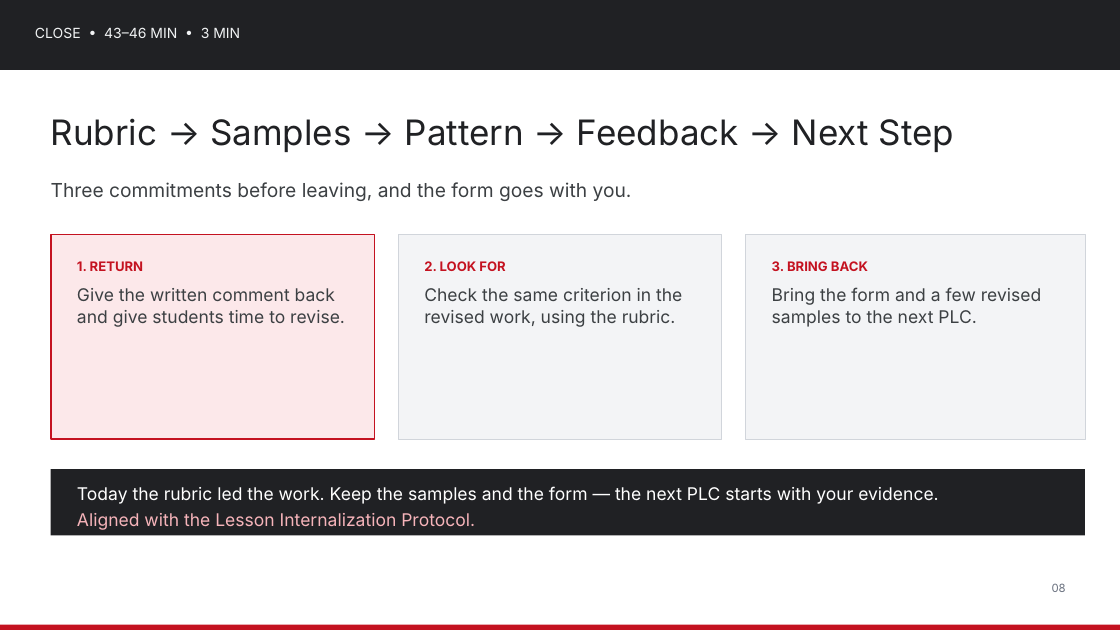
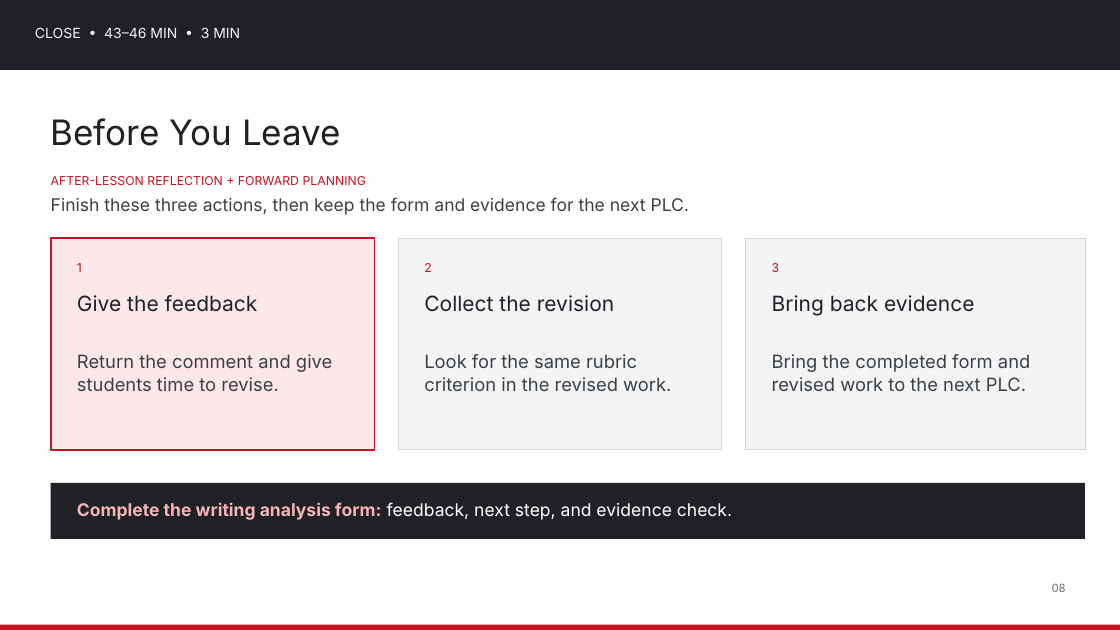
Before and after one commit to nbhs-science/nbhs-science, a slide deck: slide 8 of assets/plc/2026-10-30_Lesson_Internalization_Use_Student_Work_to_Adjust_Next_Learning_Experience.pptx. Drawn at 1120x630 pixels with LibreOffice and Linux fonts; fonts in the diff are those of the drawing. Boxes give left, top, right and bottom in pixels: in the first picture for what was removed or moved away, otherwise in the second. Text is boxed around its words. In the diff, an @@ line names an element or a change of style, - is before the commit and + after.

Commit message:
Clarify Friday PLC materials
Keep the approved five-step slide unchanged and simplify the remaining slides with Lesson Internalization Protocol question alignment.

```diff
--- a/assets/plc/2026-10-30_Lesson_Internalization_Use_Student_Work_to_Adjust_Next_Learning_Experience.pptx
+++ b/assets/plc/2026-10-30_Lesson_Internalization_Use_Student_Work_to_Adjust_Next_Learning_Experience.pptx
@@ text removed at bbox=[51, 118, 954, 152] @@
-Rubric → Samples → Pattern → Feedback → Next Step
@@ text added at bbox=[51, 118, 341, 146], 40 pt, text #202124 @@
+Before You Leave
@@ text added at bbox=[51, 176, 366, 185], 14 pt, text #C41220 @@
+AFTER-LESSON REFLECTION + FORWARD PLANNING
@@ text at bbox=[51, 197, 689, 215]: text changed; size 22 to 20 pt @@
-Three commitments before leaving, and the form goes with you.
+Finish these three actions, then keep the form and evidence for the next PLC.
@@ rectangle: place and size @@
-rectangle at bbox=[51, 234, 375, 439]
+rectangle at bbox=[51, 238, 375, 450]
@@ rectangle: place and size @@
-rectangle at bbox=[398, 234, 722, 439]
+rectangle at bbox=[398, 238, 722, 450]
@@ rectangle: place and size @@
-rectangle at bbox=[745, 234, 1085, 439]
+rectangle at bbox=[745, 238, 1085, 450]
@@ text added at bbox=[77, 263, 82, 272], 14 pt, text #C41220 @@
+1
@@ text added at bbox=[424, 263, 431, 272], 14 pt, text #C41220 @@
+2
@@ text added at bbox=[772, 263, 780, 272], 14 pt, text #C41220 @@
+3
@@ text added at bbox=[77, 295, 258, 312], 24 pt, text #202124 @@
+Give the feedback
@@ text added at bbox=[424, 295, 614, 312], 24 pt, text #202124 @@
+Collect the revision
@@ text added at bbox=[772, 295, 974, 316], 24 pt, text #202124 @@
+Bring back evidence
@@ text at bbox=[77, 354, 332, 391]: text changed; size 20 to 21 pt @@
-1. RETURN
-Give the written comment back and give students time to revise.
+Return the comment and give students time to revise.
@@ text at bbox=[424, 354, 671, 391]: text changed; size 20 to 21 pt @@
-2. LOOK FOR
-Check the same criterion in the revised work, using the rubric.
+Look for the same rubric criterion in the revised work.
@@ text at bbox=[772, 354, 1030, 391]: text changed; size 20 to 21 pt @@
-3. BRING BACK
-Bring the form and a few revised samples to the next PLC.
+Bring the completed form and revised work to the next PLC.
@@ rectangle: place and size @@
-rectangle at bbox=[51, 469, 1085, 535]
+rectangle at bbox=[51, 483, 1085, 539]
@@ text removed at bbox=[77, 486, 939, 530] @@
-Today the rubric led the work. Keep the samples and the form — the next PLC starts with your evidence.
-Aligned with the Lesson Internalization Protocol.
@@ text added at bbox=[77, 502, 732, 520], 20 pt, text #FFFFFF @@
+Complete the writing analysis form: feedback, next step, and evidence check.
```
Also in this commit, not shown: 6 other slides changed, 1 other file.
